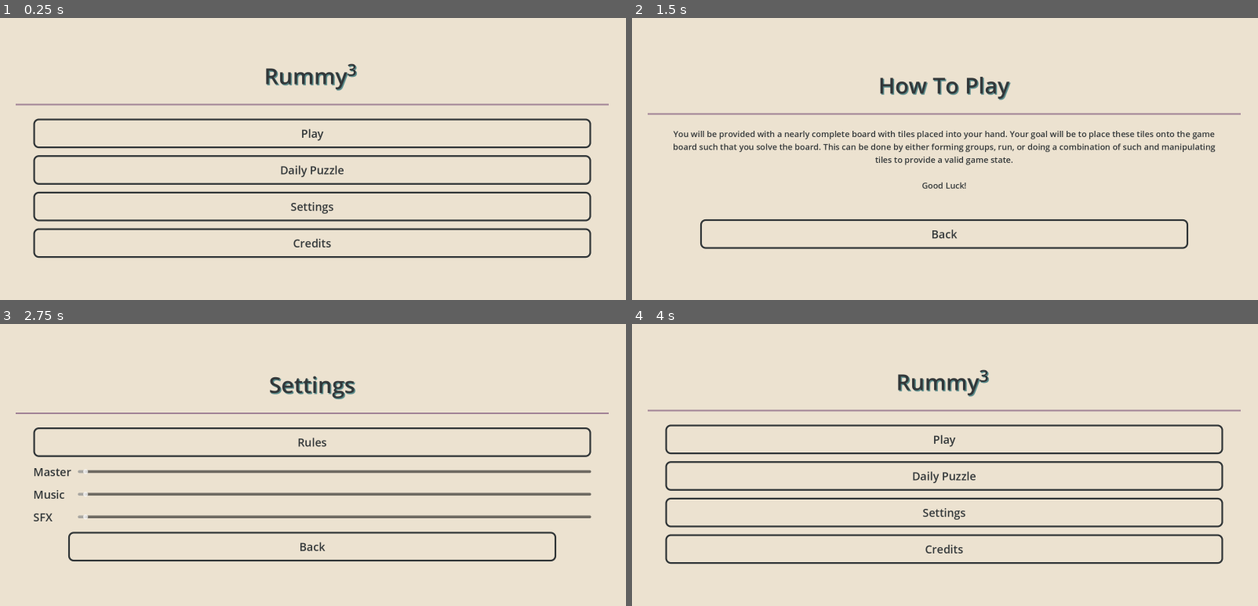
Above: before the commit, frames 1-4 (two rows, left to right).
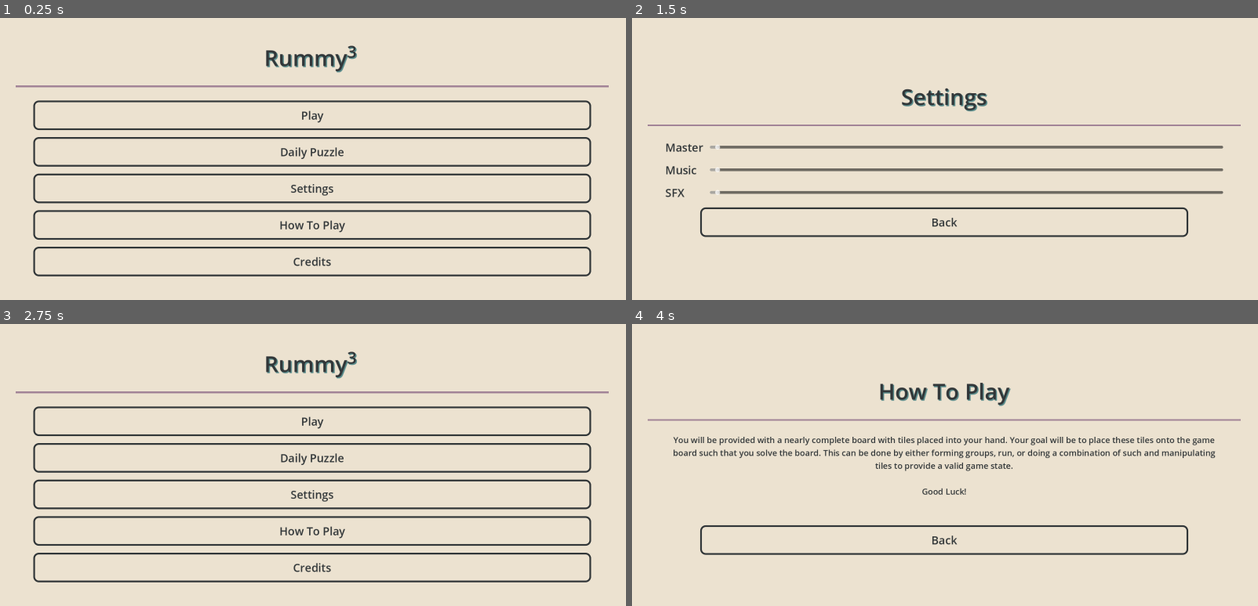
Above: after the commit, the same moments.

Repository: DaltonBaum/RummyCubed
Game: Godot game, scene res://scenes/main_menu.tscn
Same seed, same stepped clock (60 frames per second), same inputs: the game is played once before the commit and once after it.
Inputs (mouse positions are in pixels of both pictures, inside the frame that each line leads up to):
- Up to frame 1 (0.25 s): no input
- Up to frame 2 (1.5 s): click "Settings" at 0.5 s; click (945, 136) at 1.25 s, where only the run before the commit has a clickable "Rules"
- Up to frame 3 (2.75 s): click "Back" at 2 s
- Up to frame 4 (4 s): click (945, 546) at 2.75 s, where only the run before the commit has a clickable "Back"; click (945, 529) at 3.5 s, where only the run after the commit has a clickable "How To Play"

The runs differ from the first frame. In frame 1, 17% of the frame differs, in the area x 2-98%, y 9-92%; in frame 2, 9.5%; in frame 3, 14%; in frame 4, 12%.

Commit message:
Moved how to play button out of settings

Diff:
--- a/scenes/main_menu.gd
+++ b/scenes/main_menu.gd
@@ -13,5 +13,9 @@
 	get_tree().change_scene_to_file("res://scenes/settings.tscn")
 
 
+func _on_how_to_play_button_pressed() -> void:
+	get_tree().change_scene_to_file("res://scenes/how_to_play.tscn")
+
+
 func _on_credits_button_pressed() -> void:
 	get_tree().change_scene_to_file("res://scenes/credits.tscn")
--- a/scenes/main_menu.tscn
+++ b/scenes/main_menu.tscn
@@ -56,6 +56,12 @@
 size_flags_stretch_ratio = 3.0
 text = "Settings"
 
+[node name="HowToPlayButton" type="Button" parent="MarginContainer/VBoxContainer"]
+layout_mode = 2
+size_flags_vertical = 3
+size_flags_stretch_ratio = 3.0
+text = "How To Play"
+
 [node name="CreditsButton" type="Button" parent="MarginContainer/VBoxContainer"]
 layout_mode = 2
 size_flags_vertical = 3
@@ -65,4 +71,5 @@
 [connection signal="pressed" from="MarginContainer/VBoxContainer/PlayButton" to="." method="_on_play_button_pressed"]
 [connection signal="pressed" from="MarginContainer/VBoxContainer/DailyButton" to="." method="_on_daily_button_pressed"]
 [connection signal="pressed" from="MarginContainer/VBoxContainer/SettingsButton" to="." method="_on_settings_button_pressed"]
+[connection signal="pressed" from="MarginContainer/VBoxContainer/HowToPlayButton" to="." method="_on_how_to_play_button_pressed"]
 [connection signal="pressed" from="MarginContainer/VBoxContainer/CreditsButton" to="." method="_on_credits_button_pressed"]
--- a/scenes/pause_menu.gd
+++ b/scenes/pause_menu.gd
@@ -3,6 +3,10 @@
 
 func _on_settings_button_pressed() -> void:
 	get_tree().change_scene_to_file("res://scenes/settings.tscn")
+
+
+func _on_how_to_play_button_pressed() -> void:
+	get_tree().change_scene_to_file("res://scenes/how_to_play.tscn")
 
 
 func _on_restart_button_pressed() -> void:
--- a/scenes/pause_menu.tscn
+++ b/scenes/pause_menu.tscn
@@ -49,6 +49,12 @@
 text = "Settings"
 clip_text = true
 
+[node name="HowToPlayButton" type="Button" parent="MarginContainer/VBoxContainer"]
+layout_mode = 2
+size_flags_vertical = 3
+text = "How To Play"
+clip_text = true
+
 [node name="RestartButton" type="Button" parent="MarginContainer/VBoxContainer"]
 layout_mode = 2
 size_flags_vertical = 3
@@ -74,4 +80,6 @@
 clip_text = true
 
 [connection signal="pressed" from="MarginContainer/VBoxContainer/SettingsButton" to="." method="_on_settings_button_pressed"]
+[connection signal="pressed" from="MarginContainer/VBoxContainer/HowToPlayButton" to="." method="_on_how_to_play_button_pressed"]
 [connection signal="pressed" from="MarginContainer/VBoxContainer/RestartButton" to="." method="_on_restart_button_pressed"]
+[connection signal="pressed" from="MarginContainer/VBoxContainer/MarginContainer/ExitButton" to="." method="_on_exit_button_pressed"]
--- a/scenes/settings.gd
+++ b/scenes/settings.gd
@@ -1,8 +1,5 @@
 extends Control
 
 
-func _on_rules_button_pressed() -> void:
-	get_tree().change_scene_to_file("res://scenes/how_to_play.tscn")
-
 func _on_back_button_pressed() -> void:
 	get_tree().change_scene_to_file("res://scenes/main_menu.tscn")
--- a/scenes/settings.tscn
+++ b/scenes/settings.tscn
@@ -52,11 +52,6 @@
 
 [node name="HSeparator" type="HSeparator" parent="MarginContainer/VBoxContainer"]
 layout_mode = 2
-
-[node name="RulesButton" type="Button" parent="MarginContainer/VBoxContainer"]
-layout_mode = 2
-size_flags_vertical = 3
-text = "Rules"
 
 [node name="GridContainer" type="GridContainer" parent="MarginContainer/VBoxContainer"]
 layout_mode = 2
@@ -115,5 +110,4 @@
 layout_mode = 2
 text = "Back"
 
-[connection signal="pressed" from="MarginContainer/VBoxContainer/RulesButton" to="." method="_on_rules_button_pressed"]
 [connection signal="pressed" from="MarginContainer/VBoxContainer/MarginContainer/BackButton" to="." method="_on_back_button_pressed"]
